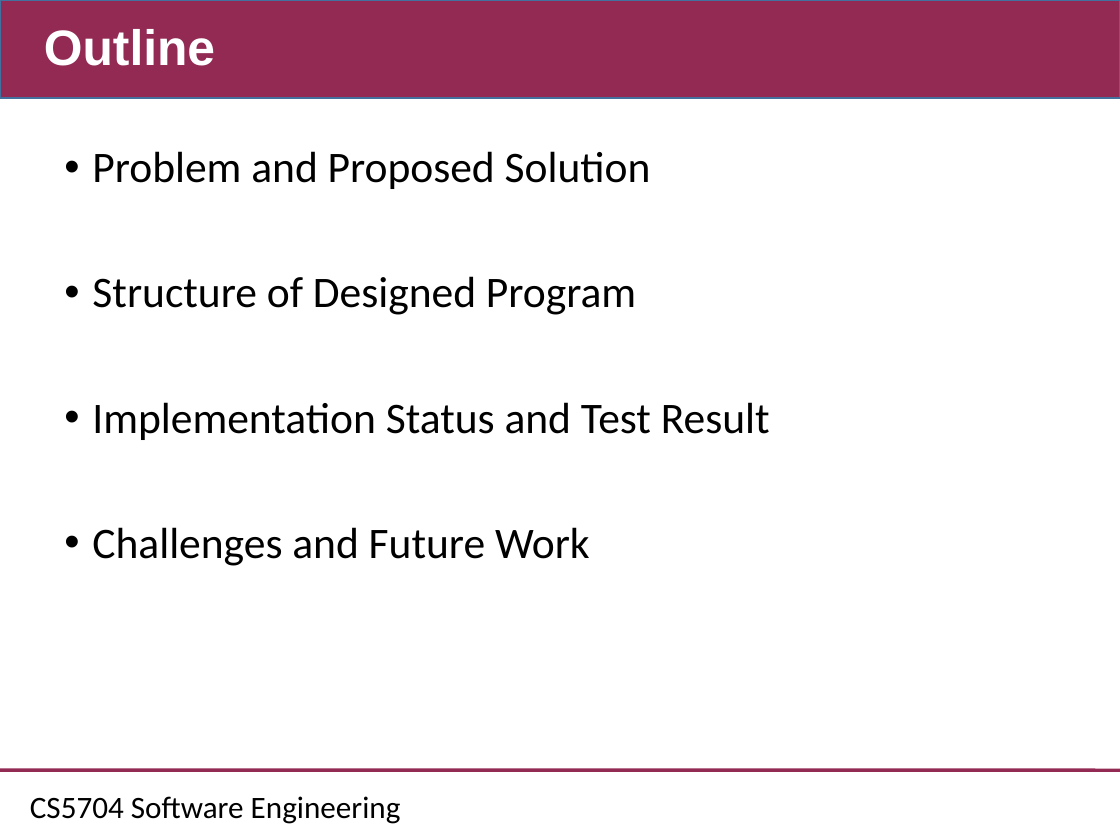
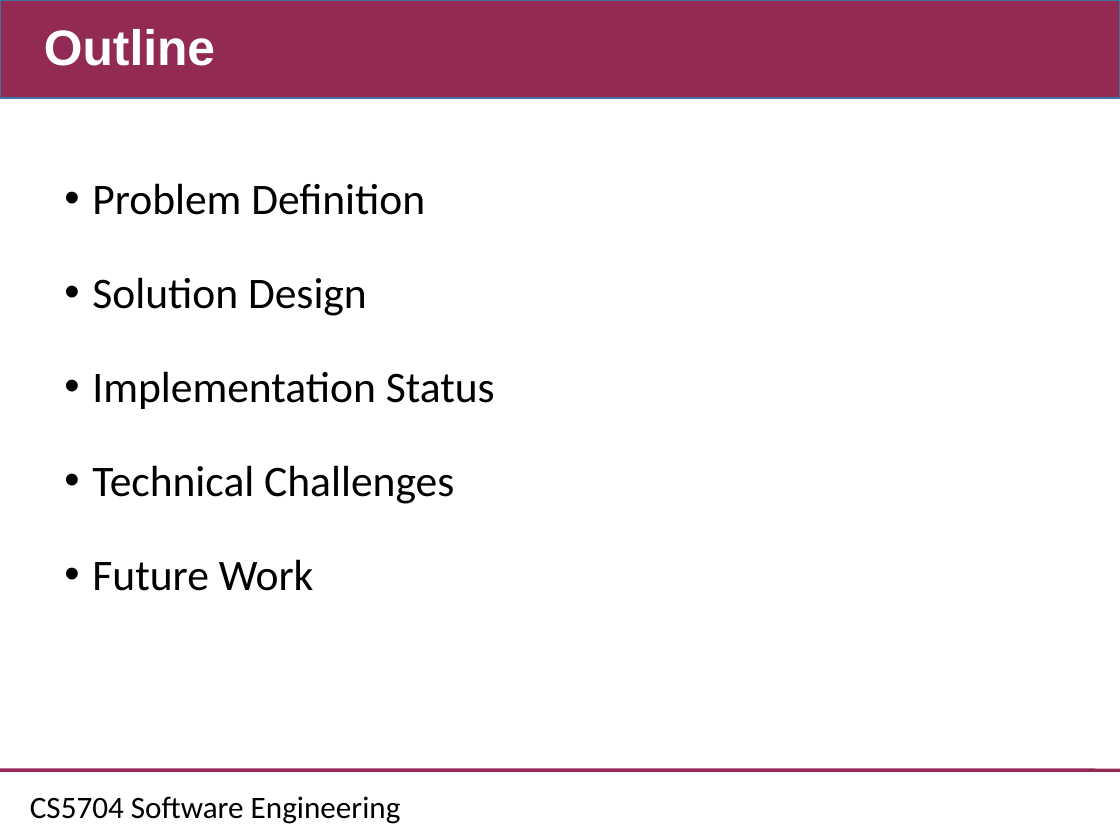
Before and after one commit to CSCC5704/Documents, a slide deck: slide 2 of CS5704_midpresentation.ppt. Drawn at 1120x840 pixels with LibreOffice and Linux fonts; fonts in the diff are those of the drawing; background and template pictures are left out. Boxes give left, top, right and bottom in pixels: in the first picture for what was removed or moved away, otherwise in the second. Text is boxed around its words. In the diff, an @@ line names an element or a change of style, - is before the commit and + after.

```diff
--- a/CS5704_midpresentation.ppt
+++ b/CS5704_midpresentation.ppt
@@ text at <box>92,183,495,591</box>: text changed @@
-• Problem and Proposed Solution
-• Structure of Designed Program
-• Implementation Status and Test Result
-• Challenges and Future Work
+• Problem Definition
+• Solution Design
+• Implementation Status
+• Technical Challenges
+• Future Work
```
Also in this commit, not shown: 6 other slides changed, 15 slides added, 4 slides removed, 1 other file.
